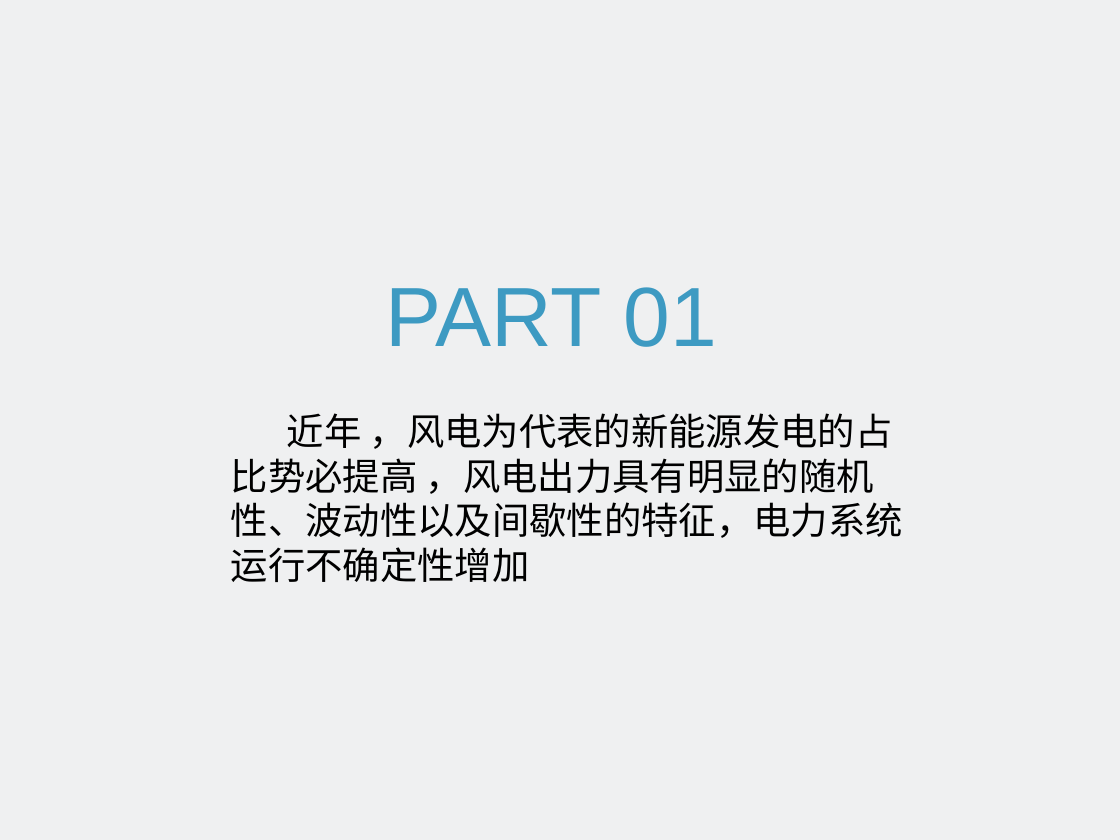
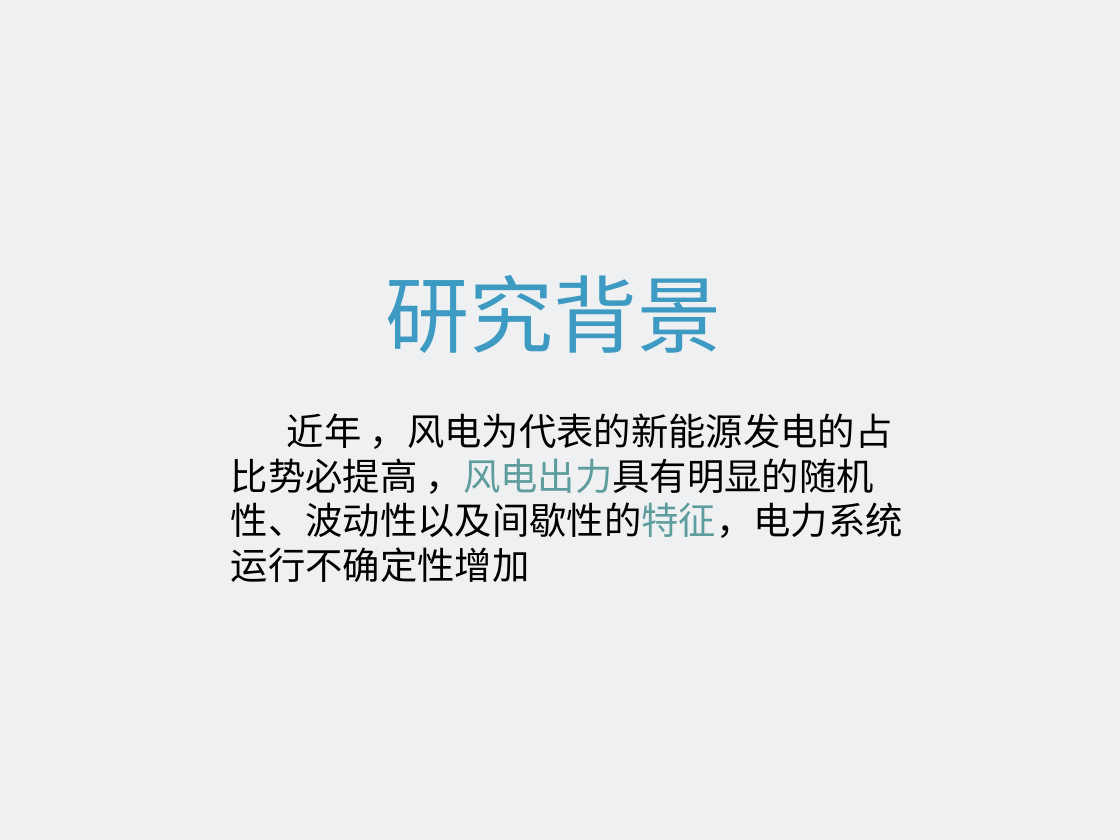
Before and after one commit to FlyBehindRussQ/Presentation, a slide deck: slide 3 of 1.pptx. Drawn at 1120x840 pixels with LibreOffice and Linux fonts; fonts in the diff are those of the drawing; background and template pictures are left out. Boxes give left, top, right and bottom in pixels: in the first picture for what was removed or moved away, otherwise in the second. Text is boxed around its words. In the diff, an @@ line names an element or a change of style, - is before the commit and + after.

```diff
--- a/1.pptx
+++ b/1.pptx
@@ text at [386, 275, 722, 353]: text changed @@
-PART 01
+研究背景
@@ text "近年 ，风电为代表的新能源发电的占比势必提高 ，风电出力具有明显的随机性、波动性以及间歇性的特征，电力系统运行不确定性增 ..." at [231, 413, 903, 582]: text colour #000000 to #5E9D9D in "，风电出力具有明显的随机性、波动性以及间歇性的特征，电力系统运行不确定性增加" @@
```
Also in this commit, not shown: 5 other slides changed, 3 slides added, 2 slides removed.
